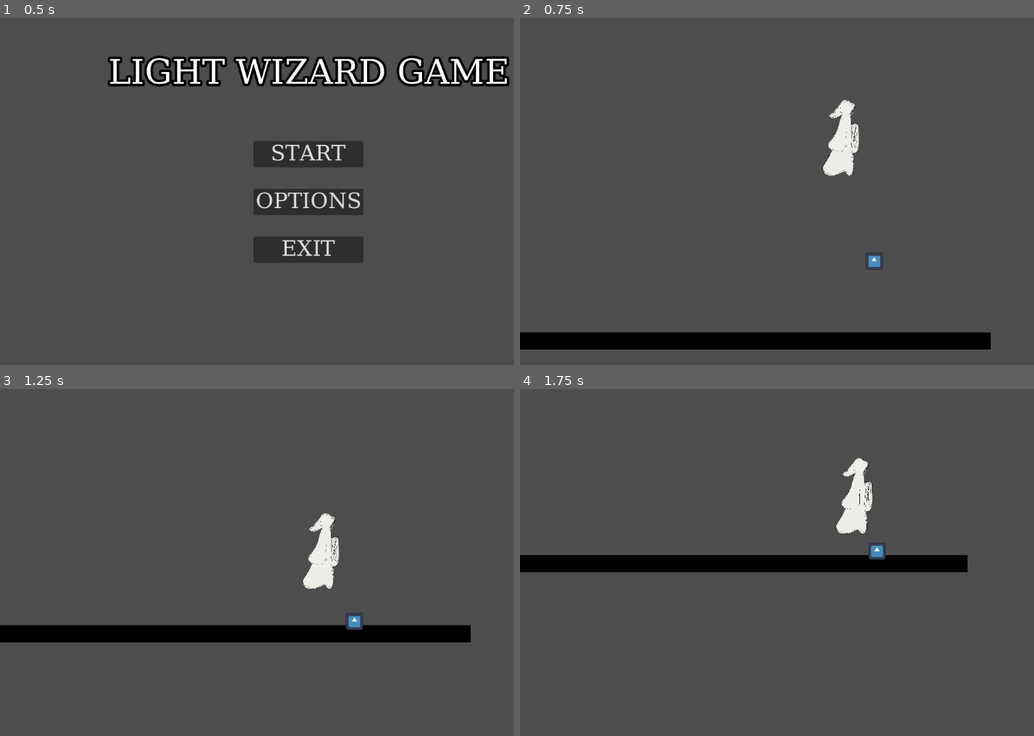
Above: before the commit, frames 1-4 (two rows, left to right).
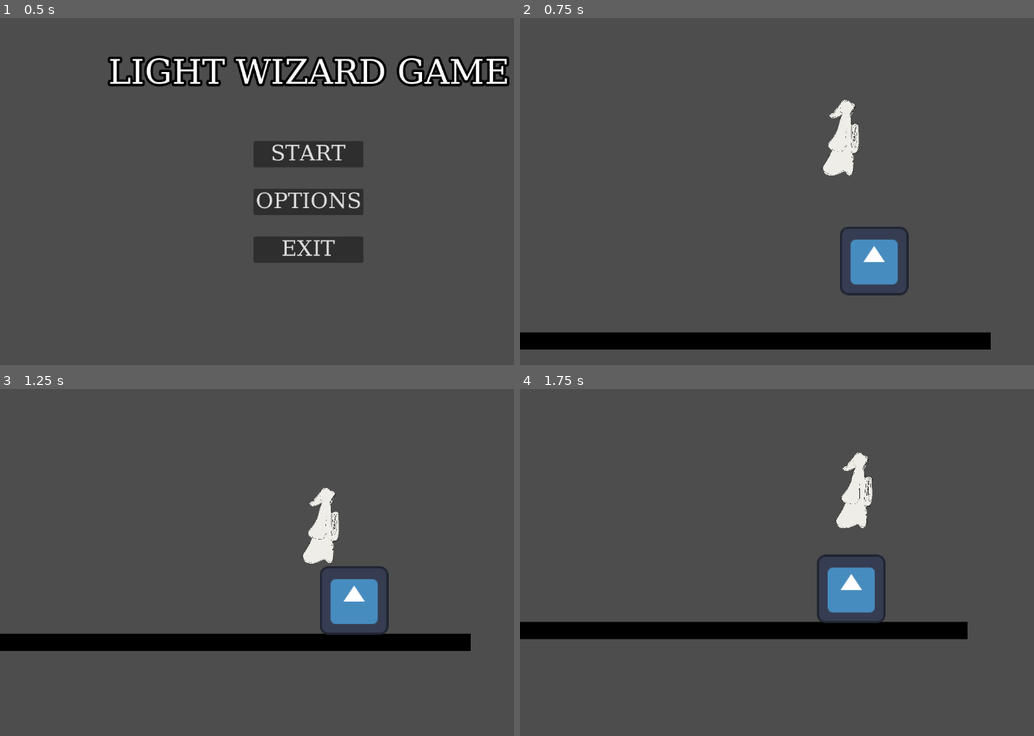
Above: after the commit, the same moments.

Repository: Obliii/projectlightbulb
Game: Godot game, scene res://scenes/main_menu.tscn
The game is run twice, just before and just after one commit, with the same random seed, the same clock (stepped at 60 frames per second) and the same inputs. The engine's default icon, where the game draws it, is replaced by a stand-in: a white triangle on a blue panel in a dark square.
Inputs:
- Up to frame 1 (0.5 s): no input
- Up to frame 2 (0.75 s): click "START" at 0.5 s
- Up to frame 3 (1.25 s): no input
- Up to frame 4 (1.75 s): tap Enter (ui_accept) at 1.25 s; hold D (move_right) from 1.28 s (still down); tap Space (jump) at 1.52 s

Frame 1 is identical in both runs. In frame 2, 1.6% of the frame differs, in the area x 62-76%, y 60-80%; in frame 3, 7.1%; in frame 4, 11%, in the area x 0-88%, y 18-73%.

Commit message:
Pushable box no longer phases through floor
It no longer goes through the floor, also pushable one is no longer needed

Diff:
--- a/scenes/pushable_2.tscn
+++ b/scenes/pushable_2.tscn
@@ -3,7 +3,7 @@
 [ext_resource type="Texture2D" uid="uid://dgk1o4q1vsgjg" path="res://icon.svg" id="1_4p5xg"]
 
 [sub_resource type="RectangleShape2D" id="RectangleShape2D_fexhu"]
-size = Vector2(128, 130)
+size = Vector2(128, 135.25)
 
 [node name="Pushable2" type="RigidBody2D" groups=["Rigidbody"]]
 collision_layer = 2
@@ -12,10 +12,8 @@
 lock_rotation = true
 
 [node name="Sprite2D" type="Sprite2D" parent="."]
-scale = Vector2(0.25, 0.25)
 texture = ExtResource("1_4p5xg")
 
 [node name="CollisionShape2D" type="CollisionShape2D" parent="."]
-position = Vector2(0, -0.25)
-scale = Vector2(0.25, 0.25)
+position = Vector2(0, 2.375)
 shape = SubResource("RectangleShape2D_fexhu")
Not shown, added: assets/charactersprites/guy-idle.png.import
Not shown, added: assets/charactersprites/guy-jump.png.import
Not shown, added: assets/charactersprites/guy-staff.png.import
Not shown, added: assets/charactersprites/guy-walk.png.import
Not shown: 1 places in scenes/pushable.tscn that only renumber resources
